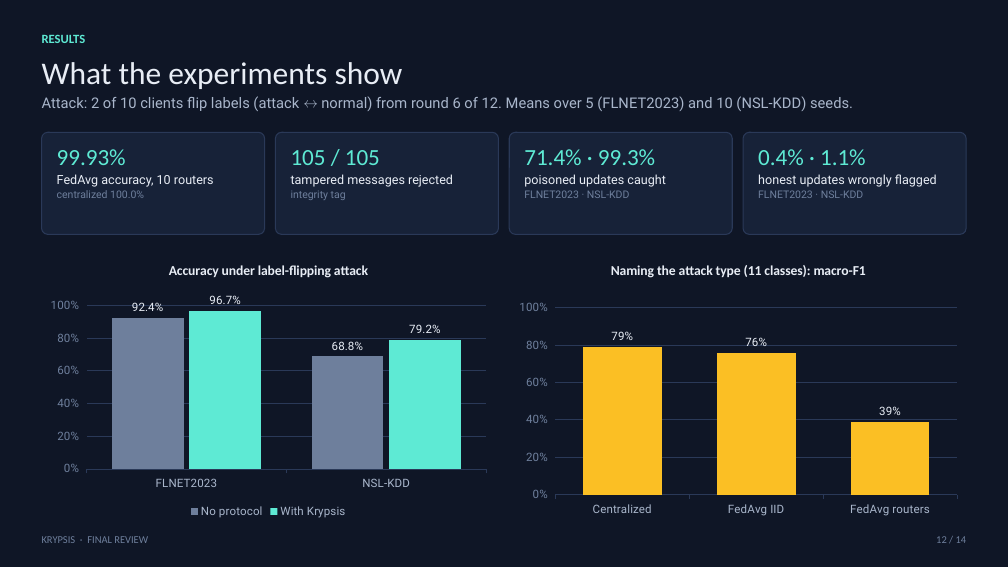
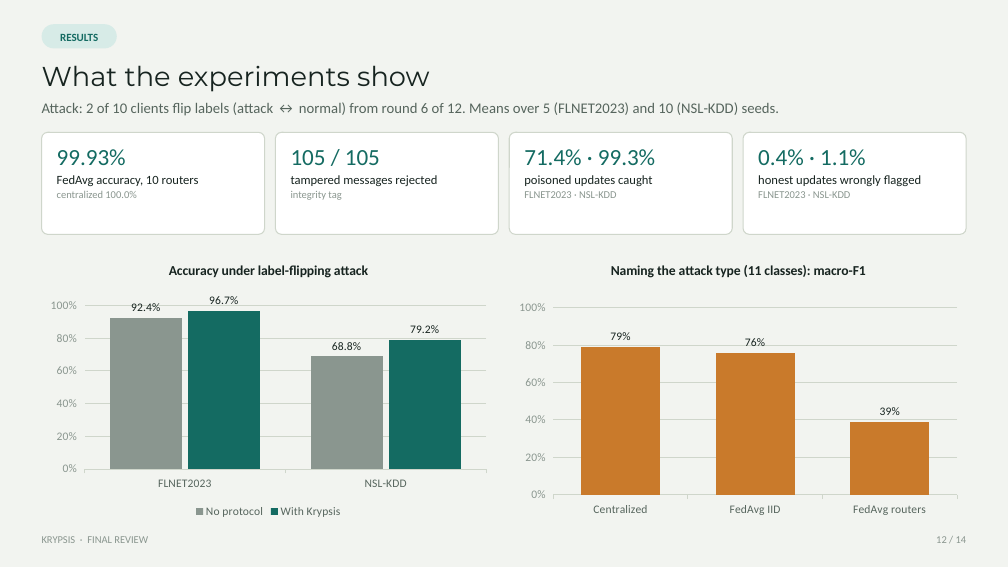
Before and after one commit to Vinudharshini18/Krypsis-A-network-intrusion-detection-system, a slide deck: slide 12 of presentation/Krypsis_Final_Review.pptx. Drawn at 1008x567 pixels with LibreOffice and Linux fonts; fonts in the diff are those of the drawing. Boxes give left, top, right and bottom in pixels: in the first picture for what was removed or moved away, otherwise in the second. Text is boxed around its words. In the diff, an @@ line names an element or a change of style, - is before the commit and + after.

Commit message:
Final review deck: use the look of the first class deck

```diff
--- a/presentation/Krypsis_Final_Review.pptx
+++ b/presentation/Krypsis_Final_Review.pptx
@@ rectangle at box(0, 0, 1008, 567): fill #0F1626 to #F2F4F0 @@
@@ text "RESULTS" at box(60, 34, 98, 41): size 12 to 10.5 pt, text colour #5EEAD4 to #146B62; alignment left to centre; vertical alignment top to middle @@
@@ rounded rectangle added at box(42, 24, 116, 48), fill #D7EBE7 @@
@@ text "What the experiments show" at box(42, 65, 430, 92): size 30 to 26 pt, font Calibri to Montserrat, text colour #E8EDF5 to #172420 @@
@@ text "Attack: 2 of 10 clients ..." at box(42, 102, 780, 116): font Roboto to Calibri, text colour #A9B6CB to #56655D @@
@@ text "99.93%" at box(57, 149, 199, 198): text colour #5EEAD4 to #146B62 in "99.93%"; font Roboto to Calibri in "FedAvg accuracy, 10 routers", "centralized 100.0%"; text colour #E8EDF5 to #172420 in "FedAvg accuracy, 10 routers"; text colour #6E7F9C to #8A968F in "centralized 100.0%" @@
@@ text "105 / 105" at box(291, 150, 437, 200): text colour #5EEAD4 to #146B62 in "105 / 105"; font Roboto to Calibri in "tampered messages rejected", "integrity tag"; text colour #E8EDF5 to #172420 in "tampered messages rejected"; text colour #6E7F9C to #8A968F in "integrity tag" @@
@@ text "71.4% · 99.3%" at box(524, 149, 655, 198): text colour #5EEAD4 to #146B62 in "71.4% · 99.3%"; font Roboto to Calibri in "poisoned updates caught", "FLNET2023 · NSL-KDD"; text colour #E8EDF5 to #172420 in "poisoned updates caught"; text colour #6E7F9C to #8A968F in "FLNET2023 · NSL-KDD" @@
@@ fill #172238 to #FFFFFF; outline #2A3958 1 pt to #CFD6CB 1 pt in 4 elements at box(42, 132, 265, 234), box(275, 132, 498, 234), box(510, 132, 733, 234), box(743, 132, 966, 234) @@
@@ text "0.4% · 1.1%" at box(758, 149, 921, 198): text colour #5EEAD4 to #146B62 in "0.4% · 1.1%"; font Roboto to Calibri in "honest updates wrongly flagged", "FLNET2023 · NSL-KDD"; text colour #E8EDF5 to #172420 in "honest updates wrongly flagged"; text colour #6E7F9C to #8A968F in "FLNET2023 · NSL-KDD" @@
@@ column chart at box(42, 250, 495, 522) @@
@@ colour of No protocol #6E7F9C to #8A968F @@
@@ data labels of No protocol changed @@
@@ colour of With Krypsis #5EEAD4 to #146B62 @@
@@ data labels of With Krypsis changed @@
@@ legend changed @@
@@ category axis changed @@
@@ value axis changed @@
@@ lettering changed @@
@@ column chart at box(510, 250, 966, 522) @@
@@ colour of Series 1 #FBBF24 to #C97A2B @@
@@ data labels of Series 1 changed @@
@@ category axis changed @@
@@ value axis changed @@
@@ lettering changed @@
@@ text "KRYPSIS · FINAL REVIEW" at box(42, 536, 148, 543): text colour #6E7F9C to #8A968F @@
@@ text "12 / 14" at box(936, 536, 967, 543): text colour #6E7F9C to #8A968F @@
```
Also in this commit, not shown: 13 other slides changed, 1 other file.
